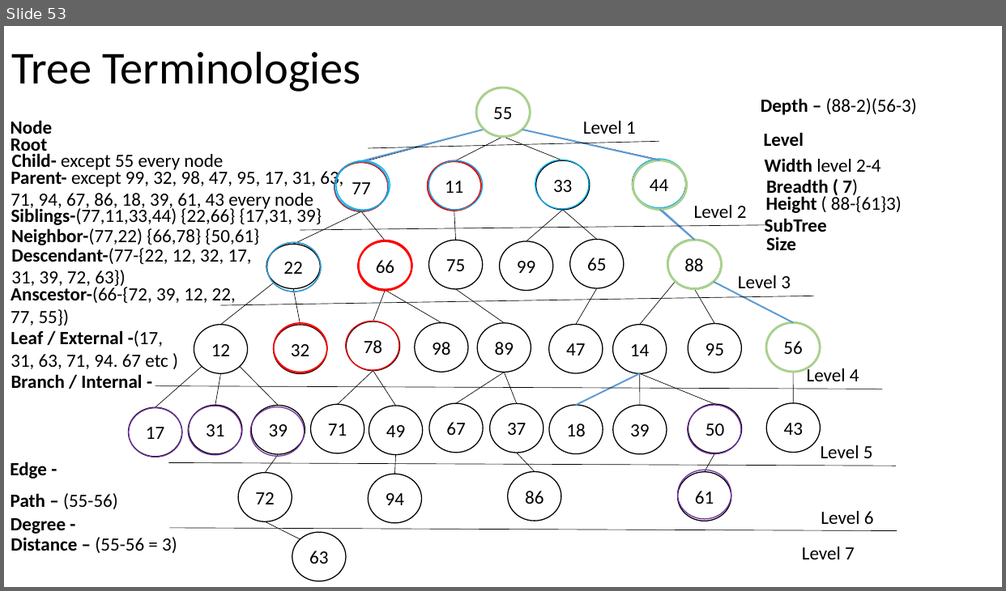
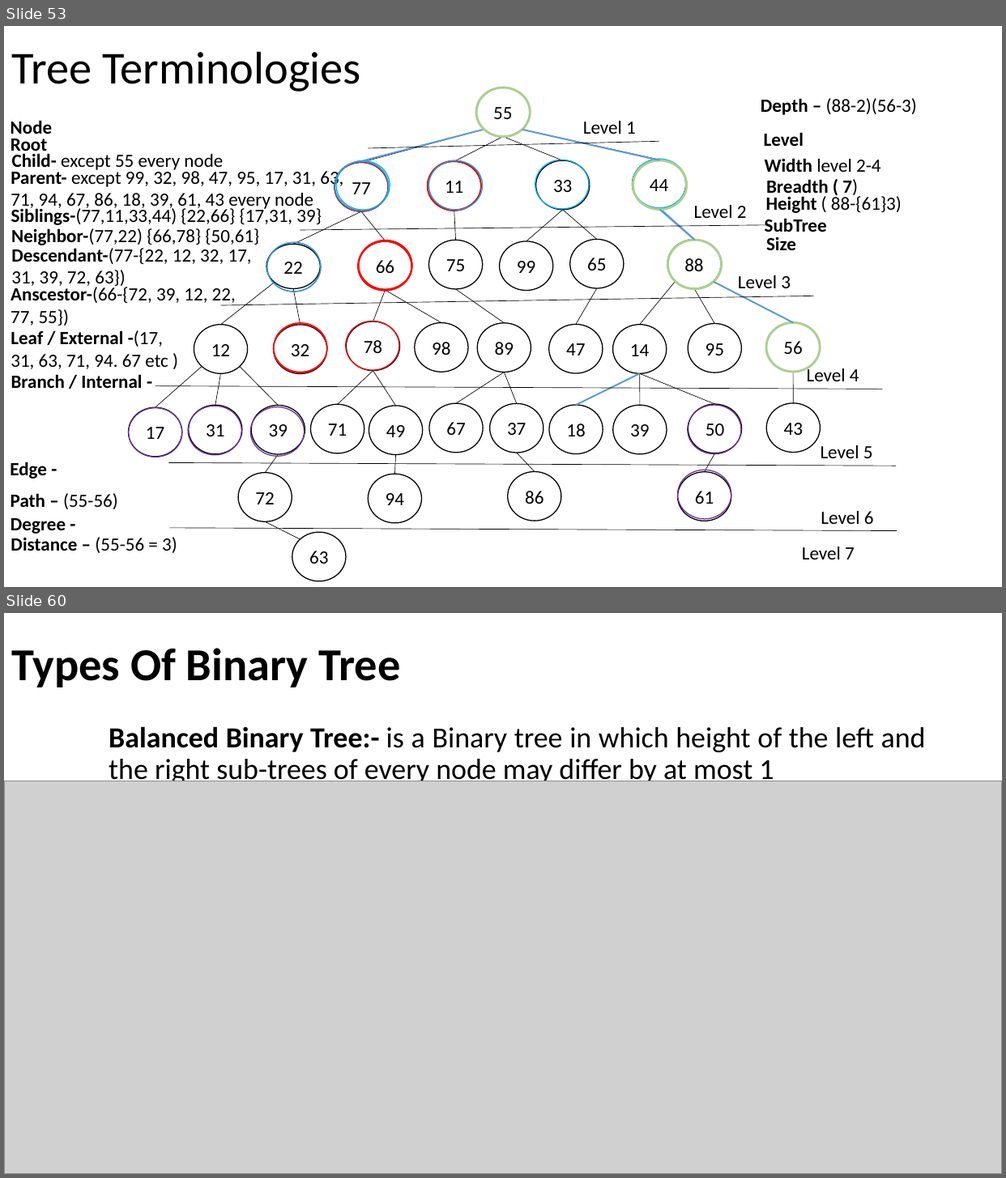
Before and after one commit to AshutoshDemoProjects/MyNotes, a slide deck: tech/PPT/DATA STRUCTURE.pptx. Shown one above the other, each under a label of ours: slide 53 before the commit, slides 53 and 60 after it; the slides between them are not shown. The pictures are 1006x591 and 1006x1178 pixels, drawn with LibreOffice and Linux fonts; fonts in the diff are those of the drawing; grey boxes stand for pictures. Boxes give left, top, right and bottom in pixels: in the first picture for what was removed or moved away, otherwise in the second. Text is boxed around its words. In the diff, an @@ line names an element or a change of style, - is before the commit and + after.

Commit message:
Tree types

```diff
--- a/tech/PPT/DATA STRUCTURE.pptx
+++ b/tech/PPT/DATA STRUCTURE.pptx
@@ slide 60 added at <box>4,613,1002,1174</box>, background #FFFFFF @@
@@ title added at <box>11,648,400,688</box>, 44 pt, text #000000, bold @@
+Types Of Binary Tree
@@ text added at <box>108,726,926,786</box>, 28 pt, text #000000 @@
+Balanced Binary Tree:- is a Binary tree in which height of the left and the right sub-trees of every node may differ by at most 1
@@ picture added at <box>4,781,1002,1174</box> @@
```
Also in this commit, not shown: 12 other slides added.
